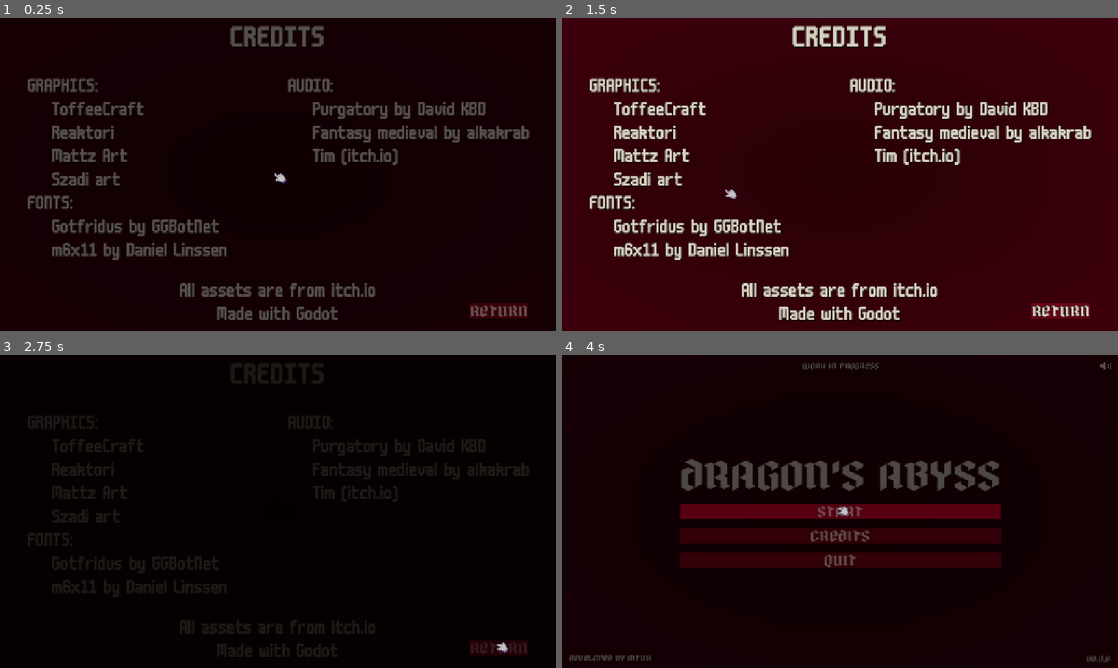
Above: before the commit, frames 1-4 (two rows, left to right).
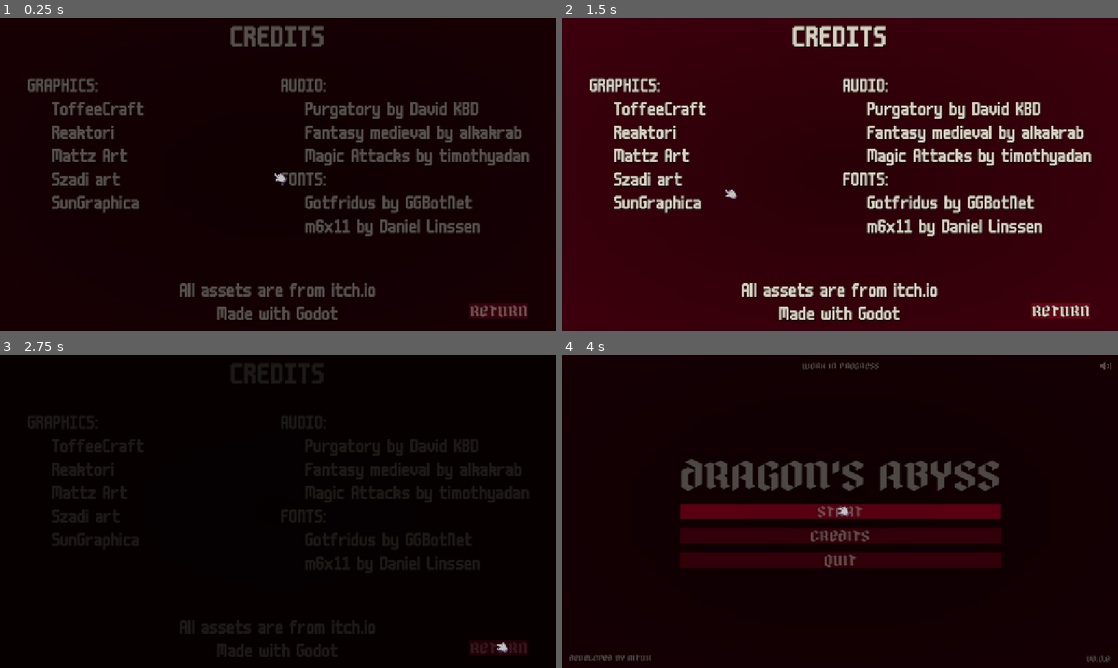
Above: after the commit, the same moments.

Repository: hgomezm92/dragons-abyss
Game: Godot game, scene res://scenes/ui/credits.tscn
Same seed, same stepped clock (60 frames per second), same inputs: the game is played once before the commit and once after it. This scene is started directly instead of the project's main scene. Sound files missing from this copy of the repository are replaced by a short silence.
Inputs (mouse positions are in pixels of both pictures, inside the frame that each line leads up to):
- Up to frame 1 (0.25 s): no input
- Up to frame 2 (1.5 s): move the mouse to (962, 158) at 0.52 s; hold D (move_right) 0.53-1.28 s; hold Space (shoot) 0.53-1.28 s; click (962, 158) at 0.67 s; tap Enter at 1.25 s; move the mouse to (728, 190) at 1.27 s; hold S (move_down) from 1.28 s (still down); tap Space (shoot) at 1.35 s
- Up to frame 3 (2.75 s): release S (move_down) at 2 s; click "RETURN" at 2 s
- Up to frame 4 (4 s): move the mouse to (895, 442) at 2.77 s; hold D (move_right) 2.78-3.5 s; click "START" at 3.5 s

The runs differ from the first frame. In frame 1, 6.6% of the frame differs, in the area x 5-96%, y 19-78%; in frame 2, 8.1%; in frame 3, 2.7%; in frame 4, nothing differs.

Commit message:
Update credits

Diff:
--- a/scenes/ui/credits.tscn
+++ b/scenes/ui/credits.tscn
@@ -71,9 +71,7 @@
     Reaktori
     Mattz Art
     Szadi art
-FONTS:
-    Gotfridus by GGBotNet
-    m6x11 by Daniel Linssen"
+    SunGraphica"
 vertical_alignment = 1
 
 [node name="VBoxContainer2" type="VBoxContainer" parent="Panel"]
@@ -98,7 +96,10 @@
 text = "AUDIO:
     Purgatory by David KBD
     Fantasy medieval by alkakrab
-    Tim (itch.io)"
+    Magic Attacks by timothyadan
+FONTS:
+    Gotfridus by GGBotNet
+    m6x11 by Daniel Linssen"
 vertical_alignment = 1
 
 [node name="Foot" type="Label" parent="Panel"]
--- a/scripts/ui/volume_control.gd
+++ b/scripts/ui/volume_control.gd
@@ -38,6 +38,5 @@
 		return 0.0
 	return db_to_linear(value - max_db)
 
-
 func _on_volume_button_pressed() -> void:
 	panel.visible = !panel.visible
